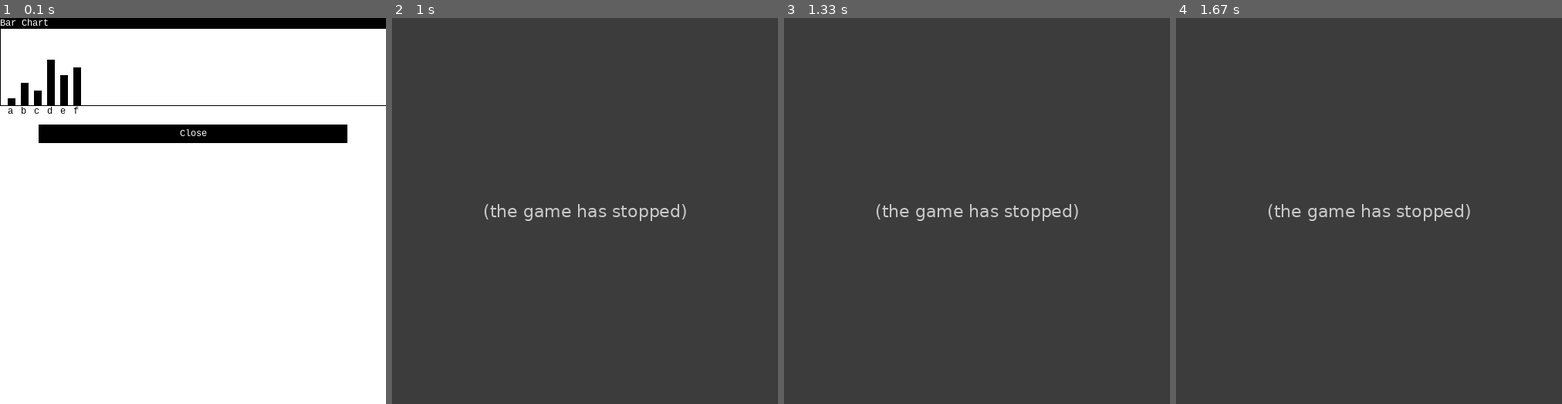
Above: before the commit, frames 1-4 (left to right).
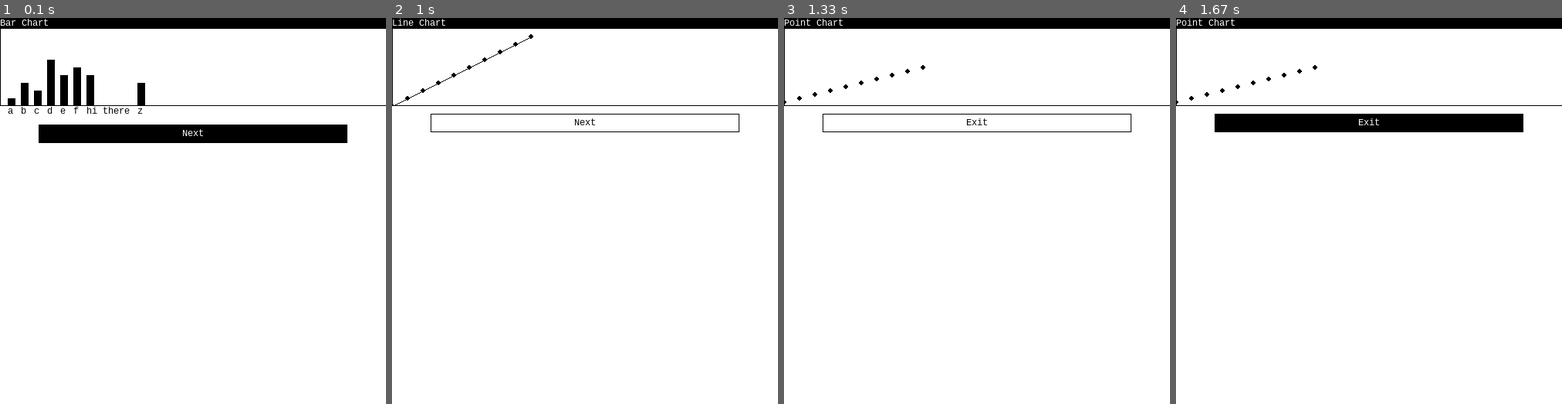
Above: after the commit, the same moments.

Repository: sillypantscoder/random_python_stuff
Game: pygame game, started from graphs.py
Two runs of this game, one before a commit and one after it. Both use one fixed random seed, a clock stepped at 60 frames per second and the inputs below.
Inputs (mouse positions are in pixels of both pictures, inside the frame that each line leads up to):
- Up to frame 1 (0.1 s): no input
- Up to frame 2 (1 s): click (585, 133) at 0.88 s
- Up to frame 3 (1.33 s): click (888, 133) at 1.22 s
- Up to frame 4 (1.67 s): click (1253, 95) at 1.55 s

The runs differ from the first frame. In frame 1, 0.4% of the frame differs, in the area x 22-54%, y 14-31%; in frame 2, 100%; in frame 3, 100%; in frame 4, 100%, in the area x 0-100%, y 0-100%.
Before the commit the program exited at 0.95 s; later frames show no game.

Commit message:
Added line and point charts
Also includes demos

Diff:
--- a/graphs.py
+++ b/graphs.py
@@ -36,13 +36,52 @@
 		# Finished!
 		return r
 
+class LineChart:
+	def __init__(self, items: "list[tuple[int, int]]", drawLines: bool = True, drawPoints: bool = True):
+		self.items = items
+		# items is a list of (x, y) tuples
+		self.drawLines = drawLines
+		self.drawPoints = drawPoints
+	def draw(self, width: int = 100, height: int = 100, xscale = 10, yscale = 10) -> pygame.Surface:
+		r = pygame.Surface((width, height))
+		r.fill((255, 255, 255))
+		# Draw the lines
+		pygame.draw.line(r, (0, 0, 0), (0, height - 1), (width, height - 1))
+		pygame.draw.line(r, (0, 0, 0), (0, 0), (0, height))
+		# Draw the points, if needed
+		convertPoint = lambda x, y: (x * xscale, height - y * yscale)
+		if self.drawPoints:
+			for x, y in self.items:
+				pygame.draw.circle(r, (0, 0, 0), convertPoint(x, y), 3)
+		# Draw the lines, if needed
+		if self.drawLines:
+			for i in range(len(self.items) - 1):
+				pygame.draw.line(r, (0, 0, 0), convertPoint(*self.items[i]), convertPoint(*self.items[i + 1]), 1)
+		# Finished!
+		return r
+
 if __name__ == "__main__":
-	chart = BarChart({"a": 1, "b": 3, "c": 2, "d": 6, "e": 4, "f": 5})
 	import ui
 	ui.pygame.font.init()
 	ui.init(ui.pygame.display.set_mode([500, 500], pygame.RESIZABLE), font)
+	# BAR CHART DEMO
+	chart = BarChart({"a": 1, "b": 3, "c": 2, "d": 6, "e": 4, "f": 5, "hi there": 4, "z": 3})
 	u = ui.UI()
 	u.add(ui.Header("Bar Chart"))
 	u.add(ui.Image(chart.draw(width=500)))
-	u.add(ui.Button("Close"))
+	u.add(ui.Button("Next"))
 	ui.uimenu(u)
+	# LINE CHART DEMO
+	chart = LineChart([(x, 2 * x) for x in range(10)])
+	u = ui.UI()
+	u.add(ui.Header("Line Chart"))
+	u.add(ui.Image(chart.draw(width=500, xscale=20, yscale=5)))
+	u.add(ui.Button("Next"))
+	ui.uimenu(u)
+	# POINT CHART DEMO
+	chart = LineChart([(0, 1), (1, 2), (2, 3), (3, 4), (4, 5), (5, 6), (6, 7), (7, 8), (8, 9), (9, 10)], drawLines=False, drawPoints=True)
+	u = ui.UI()
+	u.add(ui.Header("Point Chart"))
+	u.add(ui.Image(chart.draw(width=500, xscale=20, yscale=5)))
+	u.add(ui.Button("Exit"))
+	ui.uimenu(u)
